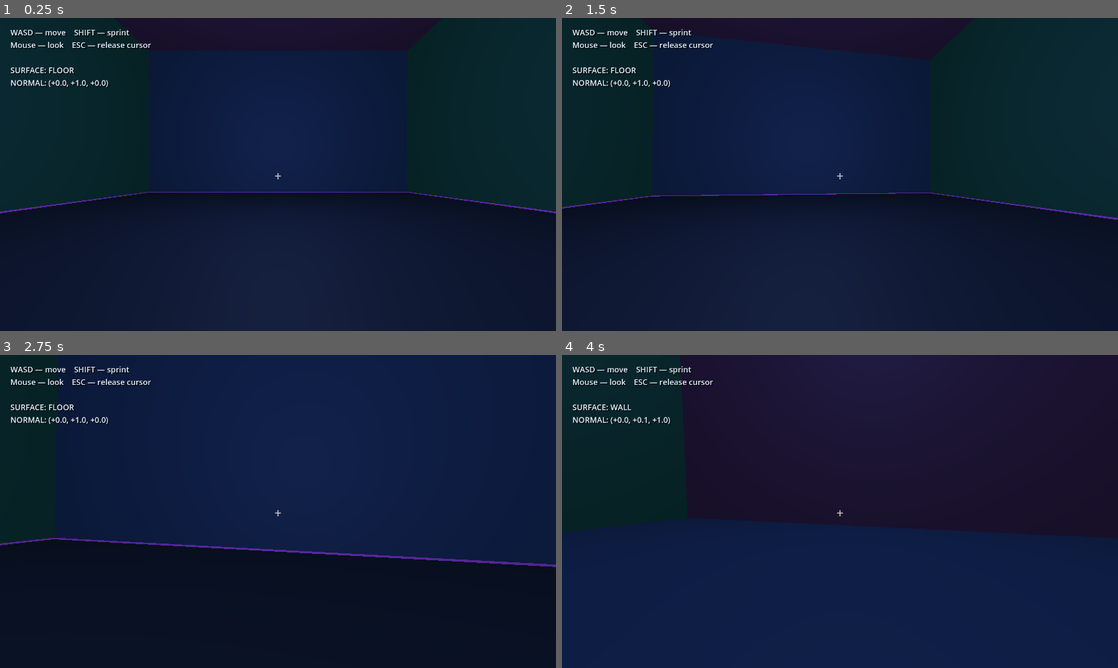
Above: before the commit, frames 1-4 (two rows, left to right).
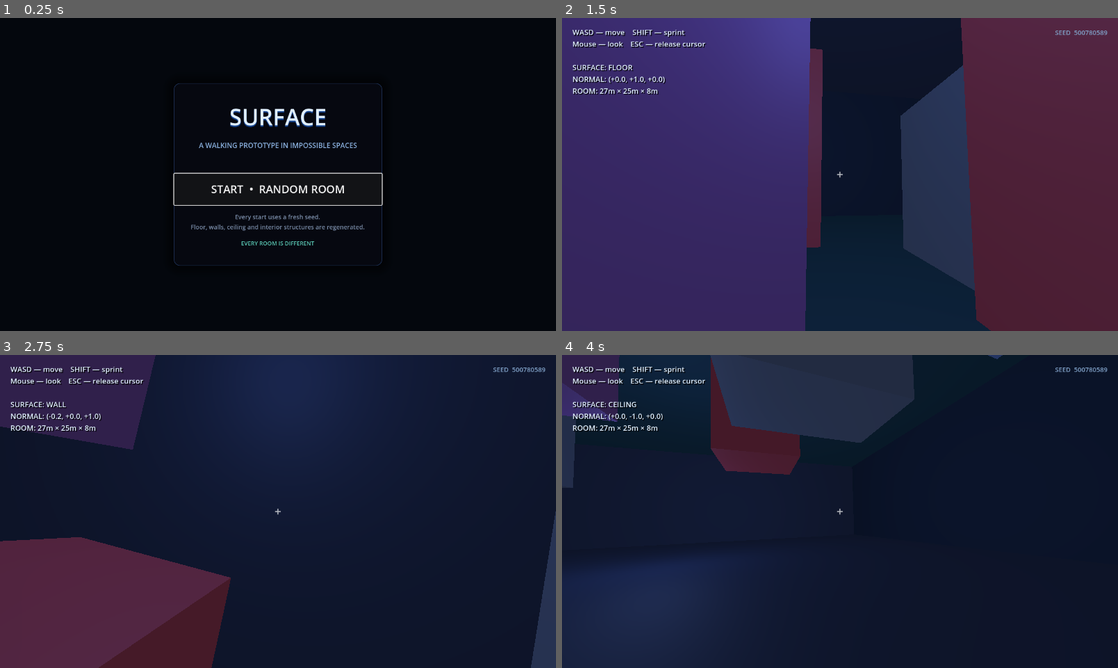
Above: after the commit, the same moments.

Repository: VovaShkrobtak/GD-TEST
Game: Godot game, scene res://scenes/main_menu.tscn
Same seed, same stepped clock (60 frames per second), same inputs: the game is played once before the commit and once after it. Before the commit the project starts from res://scenes/main.tscn.
Inputs (mouse positions are in pixels of both pictures, inside the frame that each line leads up to):
- Up to frame 1 (0.25 s): no input
- Up to frame 2 (1.5 s): click (840, 190) at 0.5 s, where only the run after the commit has a clickable "START • RANDOM ROOM"; tap Enter at 1.25 s; move the mouse to (867, 174) at 1.27 s; hold W from 1.28 s (still down); hold Shift from 1.28 s (still down)
- Up to frame 3 (2.75 s): keep holding W; move the mouse to (250, 511) at 2.02 s; release Shift at 2.03 s; tap Shift at 2.1 s
- Up to frame 4 (4 s): keep holding W; move the mouse to (851, 505) at 2.77 s; hold Shift 2.78-3.53 s; move the mouse to (834, 517) at 3.52 s; tap Shift at 3.6 s

The runs differ from the first frame. In frame 1, 95% of the frame differs, in the area x 0-100%, y 0-100%; in frame 2, 82%; in frame 3, 24%; in frame 4, 31%.

Commit message:
Set procedural surface walker menu as main scene

Diff:
--- a/project.godot
+++ b/project.godot
@@ -6,7 +6,7 @@
 [application]
 
 config/name="GD-TEST — Surface Walker"
-run/main_scene="res://scenes/main.tscn"
+run/main_scene="res://scenes/main_menu.tscn"
 
 [display]
 
